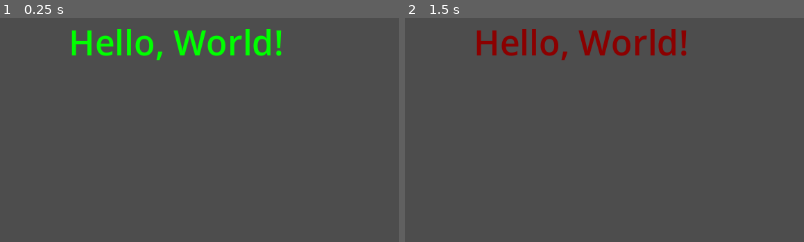
Above: before the commit, frames 1-2 (left to right).
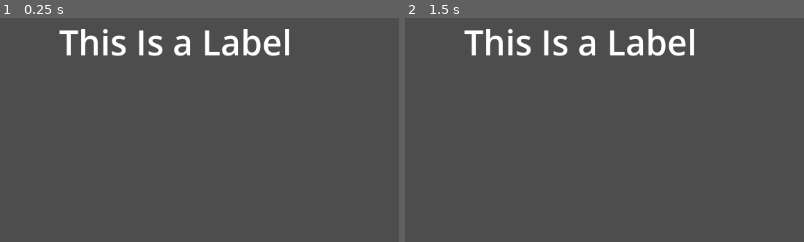
Above: after the commit, the same moments.

Repository: RobertAj0857/GodotProgrammingTutorial_1.1
Game: Godot game, scene res://Scenes/main.tscn
Same seed, same stepped clock (60 frames per second), same inputs: the game is played once before the commit and once after it.
Inputs:
- Up to frame 1 (0.25 s): no input
- Up to frame 2 (1.5 s): tap Enter at 0.5 s; hold Space (MyAction) 0.53-1.28 s; tap Space (MyAction) at 1.35 s
The pictures show only the part of the screen within x 0-50%, y 0-50%; the shares and areas given below are measured in that part.

The runs differ from the first frame. In frame 1, 4.2% of the frame differs, in the area x 14-73%, y 4-20%; in frame 2, 4.0%.

Commit message:
Health_Static
Health variables with static properties

Diff:
--- a/Scripts/main.gd
+++ b/Scripts/main.gd
@@ -1,15 +1,14 @@
 extends Node
 
+var health = 100
 
 # Called when the node enters the scene tree for the first time.
 func _ready():
-	$Label.text = "Hello, World!"
-	$Label.modulate = Color.GREEN
+	health = 40 # assign to value
+	health = 20 + 30 # assign to calculation
+	health += 20 # add
+	health -= 10 # subtract
+	health *= 4 # multiply
+	health /= 2 # divide
 
-
-func _input(event):
-	if event.is_action_pressed("MyAction"):
-		$Label.modulate = Color.GREEN
-
-	if event.is_action_released("MyAction"):
-		$Label.modulate = Color.DARK_RED
+	print(health)
